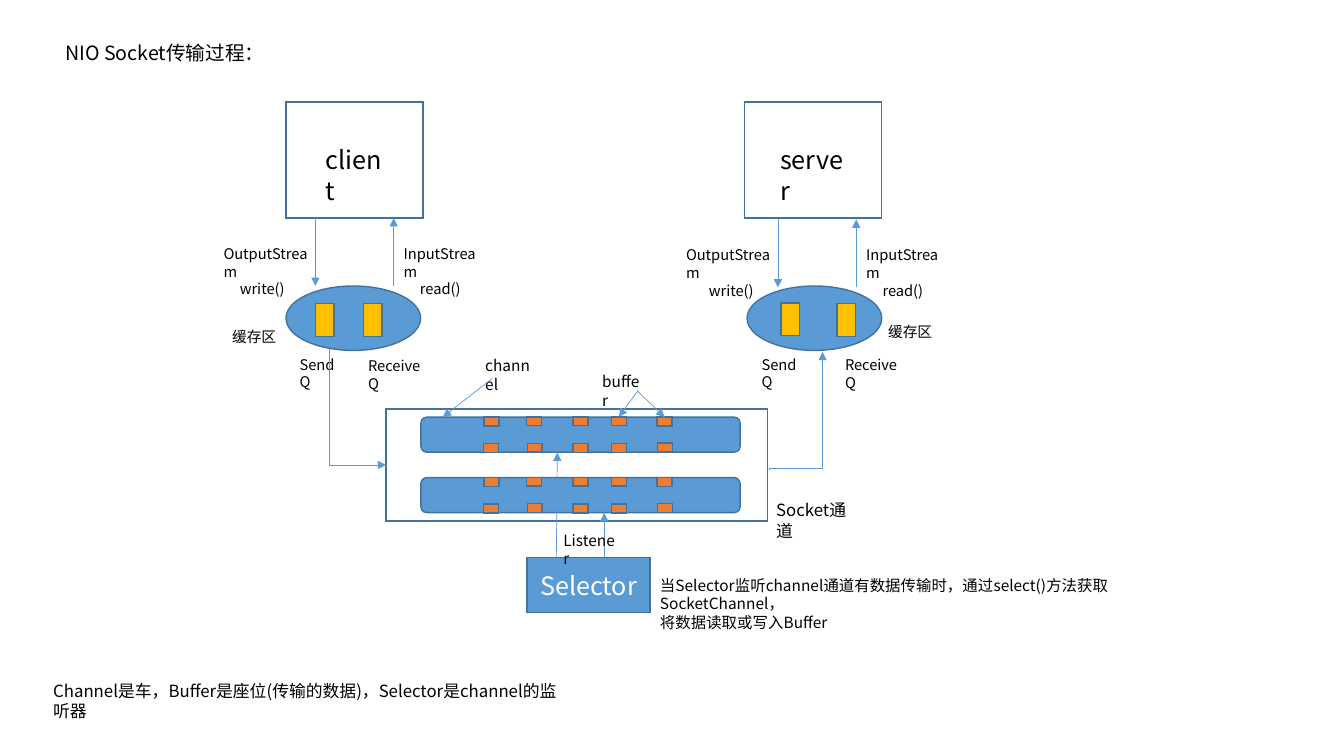
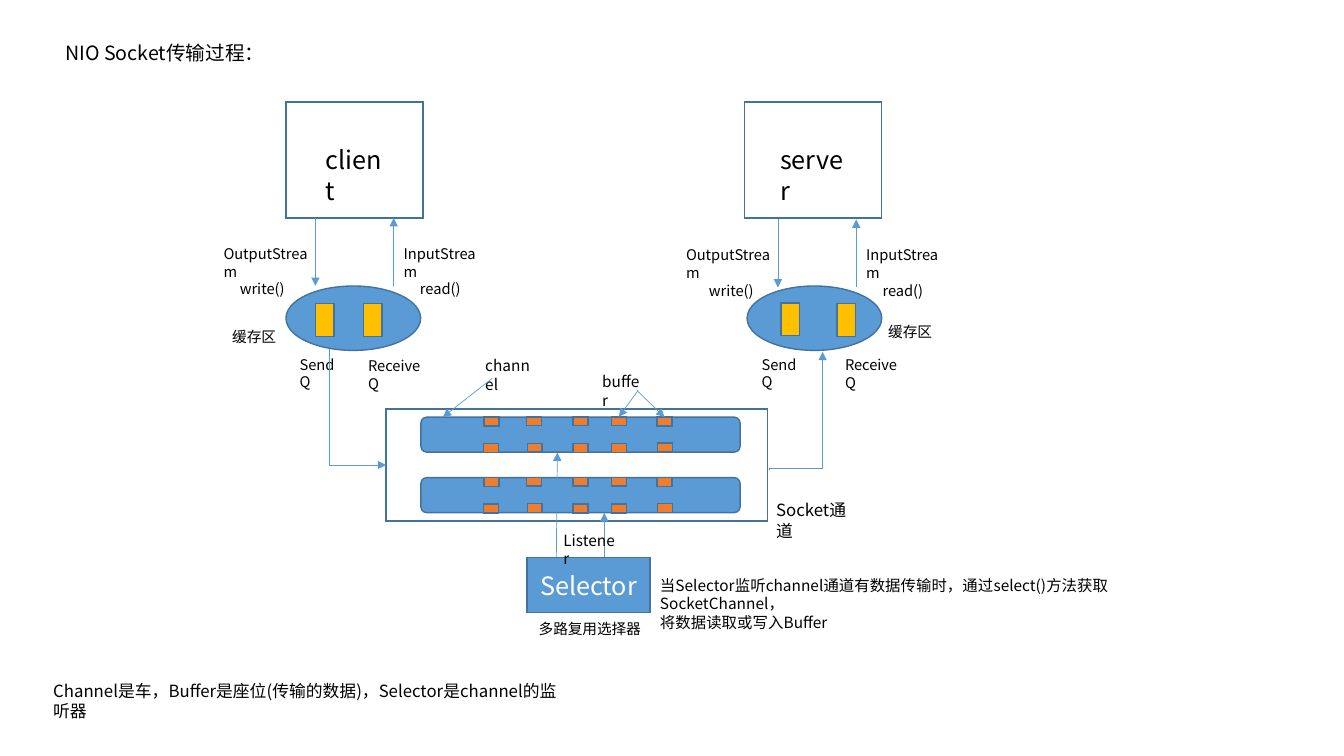
Before and after one commit to dengboyu/future, a slide deck: slide 15 of doc/doc.pptx (slide 17 before the commit). Drawn at 1344x756 pixels with LibreOffice and Linux fonts; fonts in the diff are those of the drawing. Boxes give left, top, right and bottom in pixels: in the first picture for what was removed or moved away, otherwise in the second. Text is boxed around its words. In the diff, an @@ line names an element or a change of style, - is before the commit and + after.

```diff
--- a/doc/doc.pptx
+++ b/doc/doc.pptx
@@ text added at (x1=539, y1=621, x2=641, y2=635), 10.5 pt, text #000000 @@
+多路复用选择器
```
Also in this commit, not shown: 1 other slide changed, 1 slide added, 13 other files.
